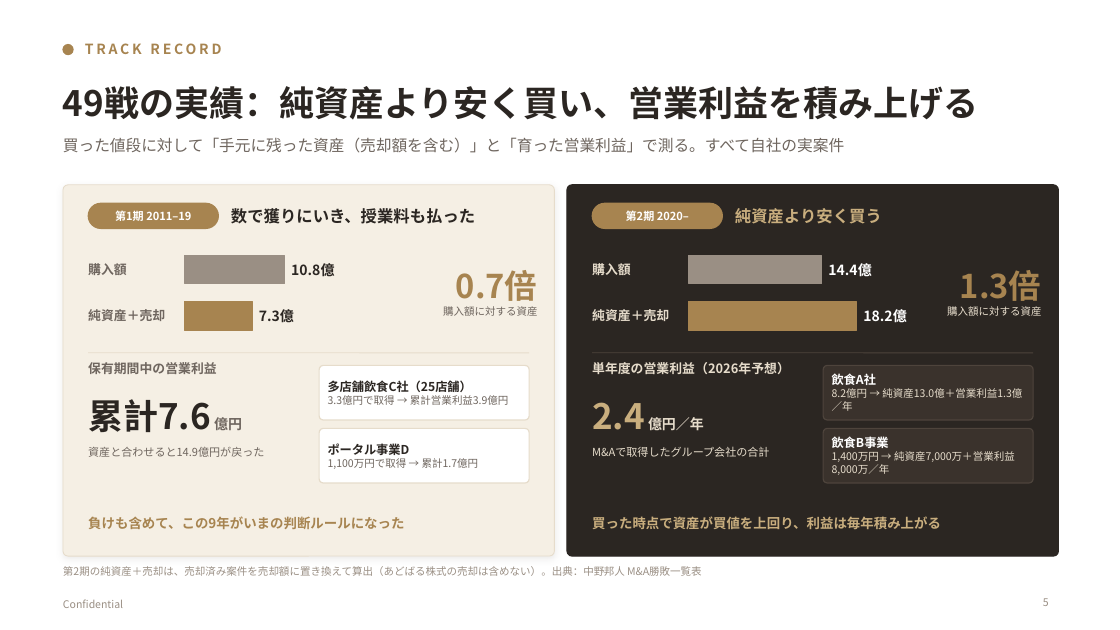
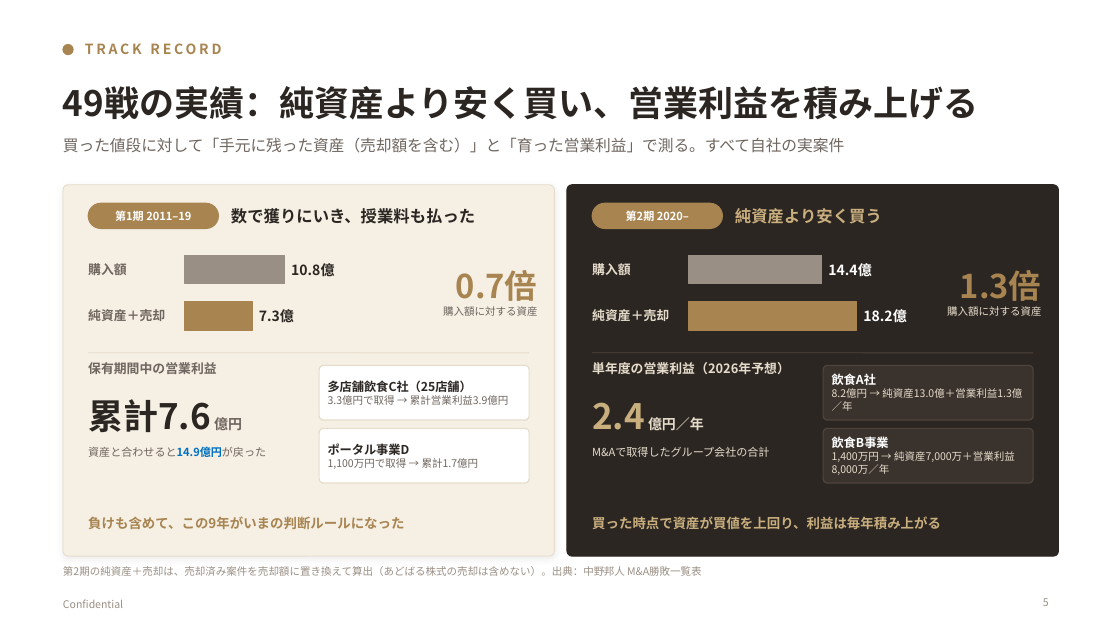
Before and after one commit to nakano-winebank/wine-auction, a slide deck: slide 5 of docs/business/事業概要_AI_MA部門_営業用.pptx. Drawn at 1120x630 pixels with LibreOffice and Linux fonts; fonts in the diff are those of the drawing. Boxes give left, top, right and bottom in pixels: in the first picture for what was removed or moved away, otherwise in the second. Text is boxed around its words. In the diff, an @@ line names an element or a change of style, - is before the commit and + after.

```diff
--- a/docs/business/事業概要_AI_MA部門_営業用.pptx
+++ b/docs/business/事業概要_AI_MA部門_営業用.pptx
@@ text "資産と合わせると14.9億円が戻った" at (88,446,266,457): text colour #6F665F to #0070C0, bold on in "資産と合わせると14.9億円が戻った" @@
```
Also in this commit, not shown: 8 other slides changed, 4 other files.
